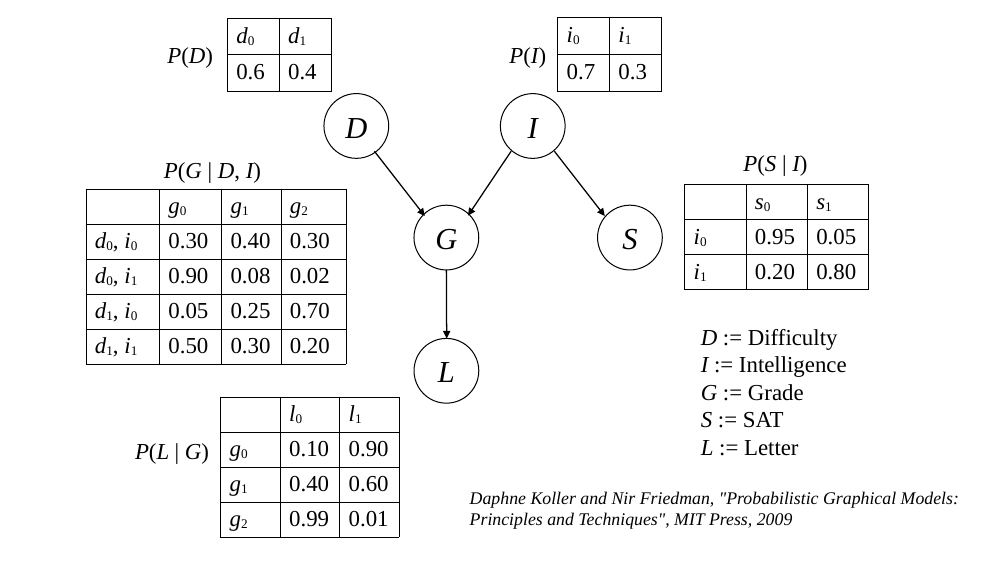
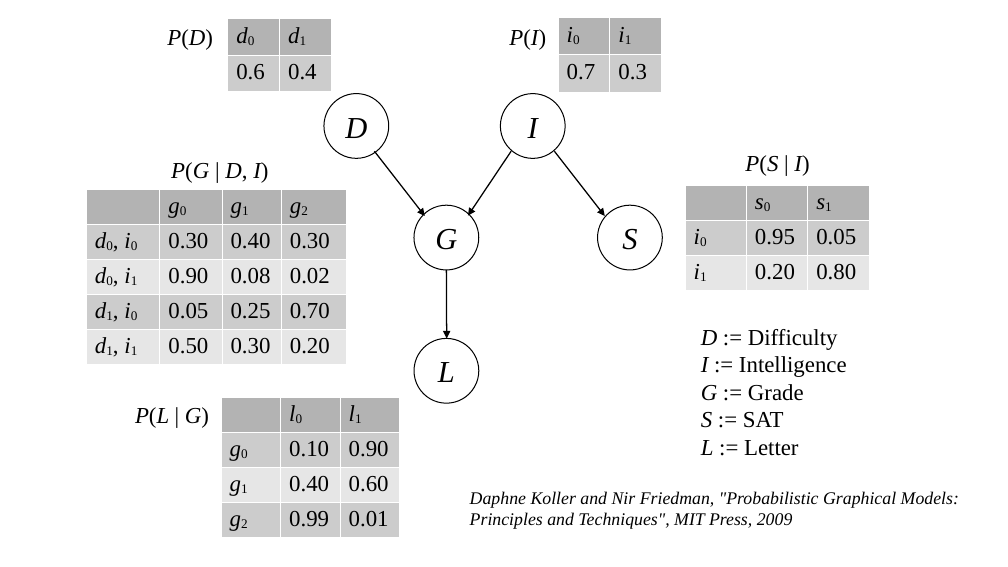
Before and after one commit to ax-va/Project-BayesianPy, a slide deck: slide 2 of models/factor_graphs/student.odp. Drawn at 1008x567 pixels with LibreOffice and Linux fonts; fonts in the diff are those of the drawing. Boxes give left, top, right and bottom in pixels: in the first picture for what was removed or moved away, otherwise in the second. Text is boxed around its words. In the diff, an @@ line names an element or a change of style, - is before the commit and + after.

```diff
--- a/models/factor_graphs/student.odp
+++ b/models/factor_graphs/student.odp
@@ text "P(D)": place and size @@
-text "P(D)" at (167,47,213,68)
+text "P(D)" at (167,29,213,50)
@@ table at (228,18,332,91) @@
@@ fill none to #B3B3B3 in row 1 @@
@@ fill none to #CCCCCC in row 2 @@
@@ borders changed @@
@@ text "P(I)": place and size @@
-text "P(I)" at (509,47,546,68)
+text "P(I)" at (509,29,546,50)
@@ table at (558,17,662,91) @@
@@ fill none to #B3B3B3 in row 1 @@
@@ fill none to #CCCCCC in row 2 @@
@@ borders changed @@
@@ text "P(S | I)" at (745,155,809,176): alignment left to centre @@
@@ text "P(G | D, I)" at (171,162,268,183): alignment left to centre @@
@@ text "P(G | D, I)": place and size @@
-text "P(G | D, I)" at (164,162,261,183)
+text "P(G | D, I)" at (171,162,268,183)
@@ table at (86,189,346,364) @@
@@ fill none to #B3B3B3 in 3 cells @@
@@ fill none to #CCCCCC in 8 cells @@
@@ fill none to #E6E6E6 in 8 cells @@
@@ borders changed @@
@@ table at (685,185,869,290) @@
@@ fill none to #B3B3B3 in 2 cells @@
@@ fill none to #CCCCCC in row 2 @@
@@ fill none to #E6E6E6 in row 3 @@
@@ borders changed @@
@@ text "P(L | G)": place and size @@
-text "P(L | G)" at (135,443,209,464)
+text "P(L | G)" at (135,407,209,428)
@@ table at (220,397,399,537) @@
@@ fill none to #B3B3B3 in 2 cells @@
@@ fill none to #CCCCCC in 6 cells @@
@@ fill none to #E6E6E6 in row 3 @@
@@ borders changed @@
```
Also in this commit, not shown: 1 other slide changed, 1 other file.
